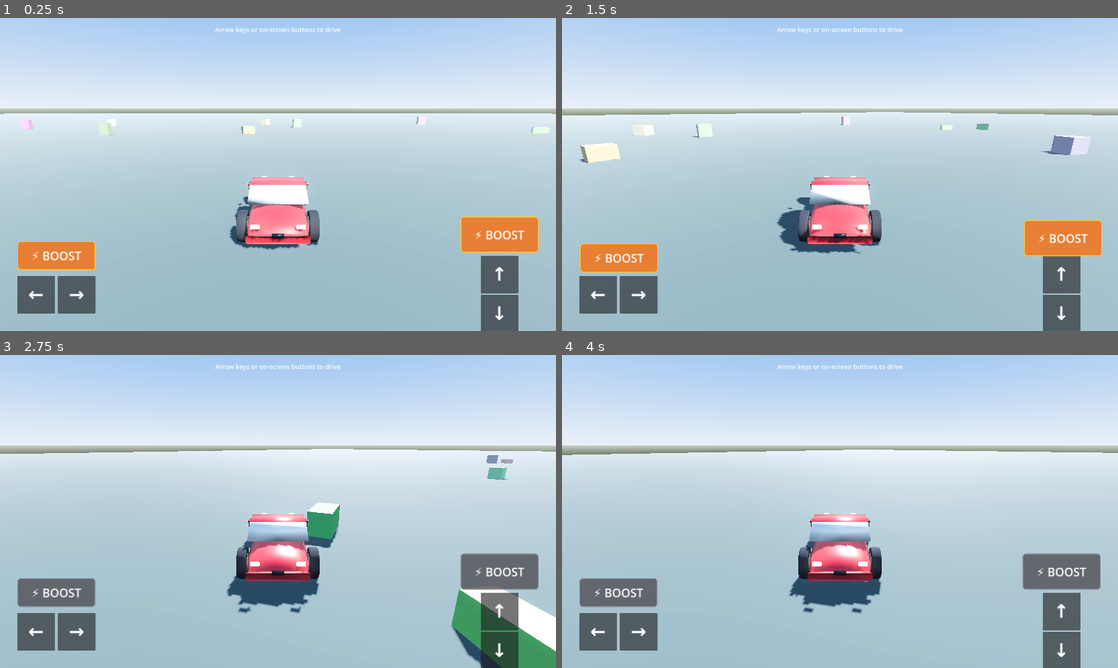
Above: before the commit, frames 1-4 (two rows, left to right).
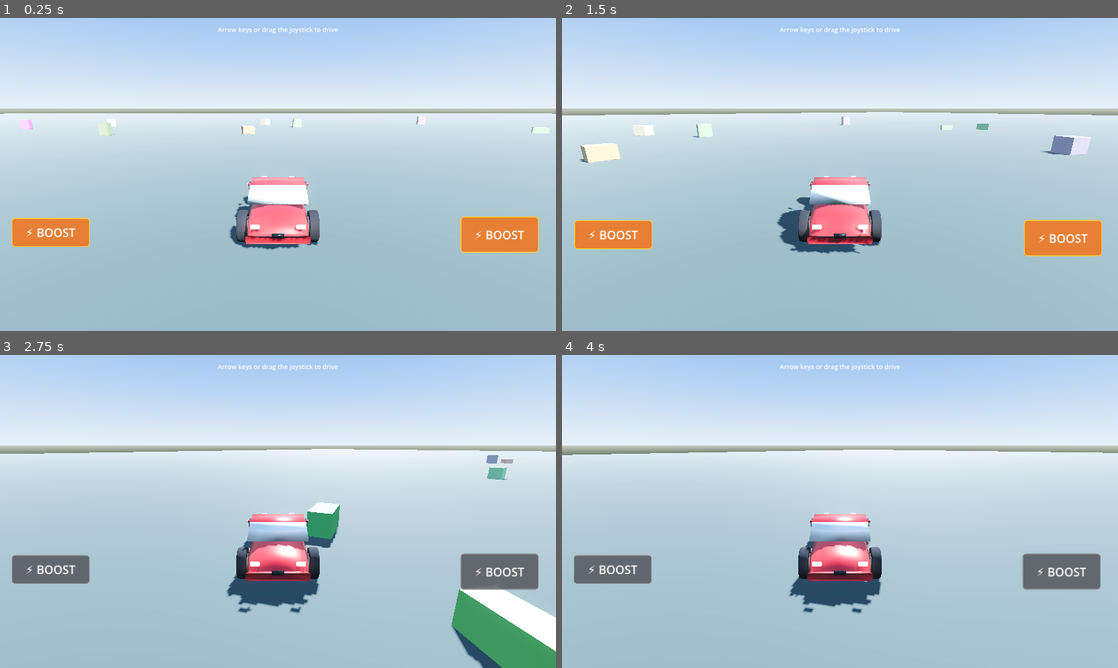
Above: after the commit, the same moments.

Repository: Kakcalu13/Inkhelhna-ho-te
Game: Godot game, scene res://scenes/world.tscn
The game is run twice, just before and just after one commit, with the same random seed, the same clock (stepped at 60 frames per second) and the same inputs.
Inputs (mouse positions are in pixels of both pictures, inside the frame that each line leads up to):
- Up to frame 1 (0.25 s): no input
- Up to frame 2 (1.5 s): tap Enter at 0.5 s; move the mouse to (962, 158) at 0.52 s; hold Right (ui_right) 0.53-1.25 s; tap Space (boost) at 0.6 s; click (962, 158) at 0.67 s; drag from (728, 190) to (812, 237) at 1.27 s
- Up to frame 3 (2.75 s): move the mouse to (333, 442) at 2.02 s; hold Right (ui_right) from 2.03 s (still down); tap Space (boost) at 2.1 s; click (333, 442) at 2.17 s
- Up to frame 4 (4 s): release Right (ui_right) at 2.75 s; drag from (812, 574) to (673, 464) at 2.77 s; move the mouse to (1006, 558) at 3.52 s; hold Left (ui_left) from 3.53 s (still down); tap Space (boost) at 3.6 s; click (1006, 558) at 3.67 s

The runs differ from the first frame. In frame 1, 5.6% of the frame differs, in the area x 2-94%, y 2-100%; in frame 2, 5.5%; in frame 3, 5.5%; in frame 4, 5.5%.

Commit message:
Drop BtnUp / BtnDown / BtnLeft / BtnRight (and their labels) from world.tscn; nothing on-screen says 'press the arrow icon' anymore.

Diff:
--- a/game/scenes/world.tscn
+++ b/game/scenes/world.tscn
@@ -1,9 +1,12 @@
-[gd_scene load_steps=13 format=3 uid="uid://b8wvxa3cyvnkj"]
+[gd_scene load_steps=17 format=3 uid="uid://b8wvxa3cyvnkj"]
 
 [ext_resource type="Script" path="res://scripts/car_controller.gd" id="1_car"]
 [ext_resource type="PackedScene" uid="uid://82yictoxgupa" path="res://assets/vehicles/car.glb" id="2_glb"]
 [ext_resource type="Script" path="res://scripts/touch_ui.gd" id="3_ui"]
 [ext_resource type="Script" path="res://scripts/boxes_spawner.gd" id="4_boxes"]
+[ext_resource type="PackedScene" uid="uid://b8whuman0001" path="res://scenes/human.tscn" id="5_human"]
+[ext_resource type="PackedScene" uid="uid://sxrdvxp8c841" path="res://scenes/golden_human.tscn" id="6_golden"]
+[ext_resource type="Texture2D" uid="uid://h56cj80vald0" path="res://assets/controller.png" id="7_controller"]
 
 [sub_resource type="ProceduralSkyMaterial" id="Sky_Mat"]
 sky_top_color = Color(0.36, 0.55, 0.85, 1)
@@ -43,6 +46,13 @@
 [sub_resource type="BoxShape3D" id="Car_Body_Shape"]
 size = Vector3(1.9, 1.5, 4.4)
 
+[sub_resource type="StyleBoxFlat" id="Stick_Style"]
+bg_color = Color(0.42, 0.42, 0.42, 0.78)
+corner_radius_top_left = 35
+corner_radius_top_right = 35
+corner_radius_bottom_right = 35
+corner_radius_bottom_left = 35
+
 [sub_resource type="StyleBoxFlat" id="Boost_Style"]
 bg_color = Color(0.95, 0.45, 0.1, 0.85)
 border_width_left = 3
@@ -92,6 +102,14 @@
 [node name="Boxes" type="Node3D" parent="."]
 script = ExtResource("4_boxes")
 
+[node name="Humans" type="Node3D" parent="."]
+
+[node name="Human" parent="Humans" instance=ExtResource("5_human")]
+transform = Transform3D(1, 0, 0, 0, 1, 0, 0, 0, 1, 12, 0, 0)
+
+[node name="GoldenHuman" parent="Humans" instance=ExtResource("6_golden")]
+transform = Transform3D(1, 0, 0, 0, 1, 0, 0, 0, 1, -12, 0, 0)
+
 [node name="HUD" type="CanvasLayer" parent="."]
 
 [node name="UI" type="Control" parent="HUD"]
@@ -104,141 +122,43 @@
 mouse_filter = 2
 script = ExtResource("3_ui")
 
-[node name="BtnUp" type="Panel" parent="HUD/UI"]
-layout_mode = 1
-anchors_preset = 3
-anchor_left = 1.0
+[node name="JoystickBase" type="TextureRect" parent="HUD/UI"]
+layout_mode = 1
+anchors_preset = 7
+anchor_left = 0.5
 anchor_top = 1.0
-anchor_right = 1.0
-anchor_bottom = 1.0
-offset_left = -260.0
+anchor_right = 0.5
+anchor_bottom = 1.0
+offset_left = -110.0
 offset_top = -260.0
-offset_right = -130.0
-offset_bottom = -130.0
-grow_horizontal = 0
+offset_right = 110.0
+offset_bottom = -40.0
+grow_horizontal = 2
 grow_vertical = 0
 mouse_filter = 2
-
-[node name="LabelUp" type="Label" parent="HUD/UI/BtnUp"]
-layout_mode = 1
-anchors_preset = 8
-anchor_left = 0.5
-anchor_top = 0.5
-anchor_right = 0.5
-anchor_bottom = 0.5
-offset_left = -40.0
-offset_top = -40.0
-offset_right = 40.0
-offset_bottom = 40.0
-grow_horizontal = 2
-grow_vertical = 2
-theme_override_font_sizes/font_size = 64
-text = "↑"
-horizontal_alignment = 1
-vertical_alignment = 1
-
-[node name="BtnDown" type="Panel" parent="HUD/UI"]
-layout_mode = 1
-anchors_preset = 3
-anchor_left = 1.0
-anchor_top = 1.0
-anchor_right = 1.0
-anchor_bottom = 1.0
-offset_left = -260.0
-offset_top = -125.0
-offset_right = -130.0
-offset_bottom = 5.0
-grow_horizontal = 0
-grow_vertical = 0
-mouse_filter = 2
-
-[node name="LabelDown" type="Label" parent="HUD/UI/BtnDown"]
-layout_mode = 1
-anchors_preset = 8
-anchor_left = 0.5
-anchor_top = 0.5
-anchor_right = 0.5
-anchor_bottom = 0.5
-offset_left = -40.0
-offset_top = -40.0
-offset_right = 40.0
-offset_bottom = 40.0
-grow_horizontal = 2
-grow_vertical = 2
-theme_override_font_sizes/font_size = 64
-text = "↓"
-horizontal_alignment = 1
-vertical_alignment = 1
-
-[node name="BtnLeft" type="Panel" parent="HUD/UI"]
+texture = ExtResource("7_controller")
+expand_mode = 1
+stretch_mode = 5
+
+[node name="Stick" type="Panel" parent="HUD/UI/JoystickBase"]
+visible = false
+layout_mode = 0
+offset_left = 75.0
+offset_top = 75.0
+offset_right = 145.0
+offset_bottom = 145.0
+mouse_filter = 2
+theme_override_styles/panel = SubResource("Stick_Style")
+
+[node name="BtnBoostLeft" type="Panel" parent="HUD/UI"]
 layout_mode = 1
 anchors_preset = 2
 anchor_top = 1.0
 anchor_bottom = 1.0
-offset_left = 60.0
-offset_top = -190.0
-offset_right = 190.0
-offset_bottom = -60.0
-grow_vertical = 0
-mouse_filter = 2
-
-[node name="LabelLeft" type="Label" parent="HUD/UI/BtnLeft"]
-layout_mode = 1
-anchors_preset = 8
-anchor_left = 0.5
-anchor_top = 0.5
-anchor_right = 0.5
-anchor_bottom = 0.5
-offset_left = -40.0
-offset_top = -40.0
-offset_right = 40.0
-offset_bottom = 40.0
-grow_horizontal = 2
-grow_vertical = 2
-theme_override_font_sizes/font_size = 64
-text = "←"
-horizontal_alignment = 1
-vertical_alignment = 1
-
-[node name="BtnRight" type="Panel" parent="HUD/UI"]
-layout_mode = 1
-anchors_preset = 2
-anchor_top = 1.0
-anchor_bottom = 1.0
-offset_left = 200.0
-offset_top = -190.0
-offset_right = 330.0
-offset_bottom = -60.0
-grow_vertical = 0
-mouse_filter = 2
-
-[node name="LabelRight" type="Label" parent="HUD/UI/BtnRight"]
-layout_mode = 1
-anchors_preset = 8
-anchor_left = 0.5
-anchor_top = 0.5
-anchor_right = 0.5
-anchor_bottom = 0.5
-offset_left = -40.0
-offset_top = -40.0
-offset_right = 40.0
-offset_bottom = 40.0
-grow_horizontal = 2
-grow_vertical = 2
-theme_override_font_sizes/font_size = 64
-text = "→"
-horizontal_alignment = 1
-vertical_alignment = 1
-
-[node name="BtnBoostLeft" type="Panel" parent="HUD/UI"]
-layout_mode = 1
-anchors_preset = 2
-anchor_top = 1.0
-anchor_bottom = 1.0
-offset_left = 60.0
-offset_top = -310.0
-offset_right = 330.0
-offset_bottom = -210.0
+offset_left = 40.0
+offset_top = -390.0
+offset_right = 310.0
+offset_bottom = -290.0
 grow_vertical = 0
 mouse_filter = 2
 theme_override_styles/panel = SubResource("Boost_Style")
@@ -308,5 +228,5 @@
 offset_bottom = 64.0
 grow_horizontal = 2
 theme_override_font_sizes/font_size = 22
-text = "Arrow keys or on-screen buttons to drive"
+text = "Arrow keys or drag the joystick to drive"
 horizontal_alignment = 1
